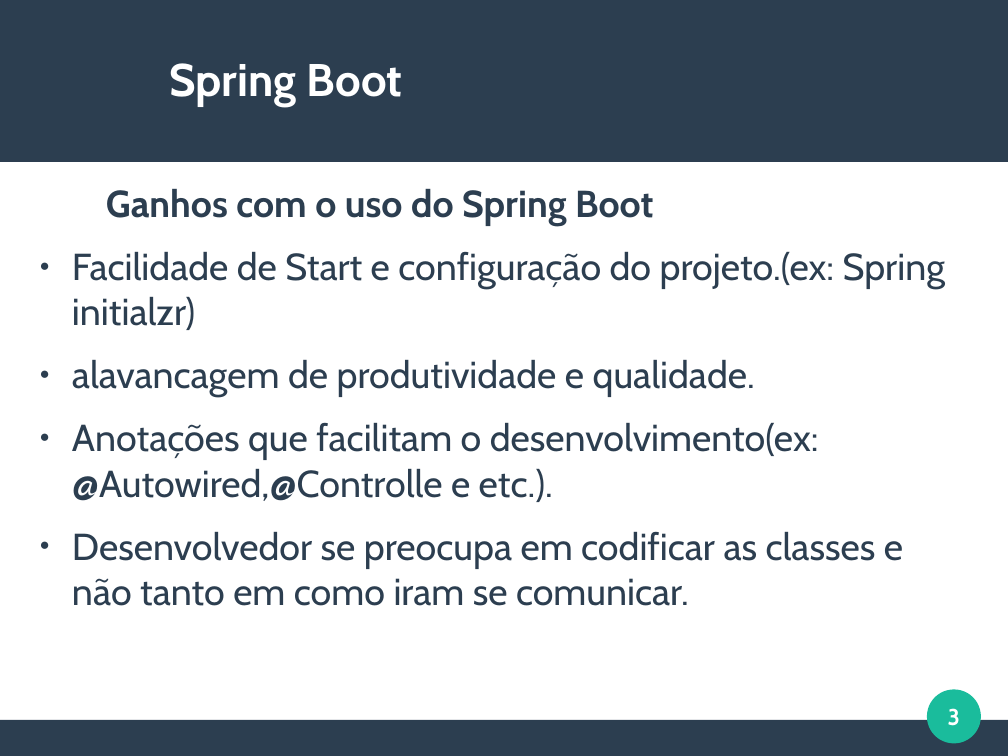
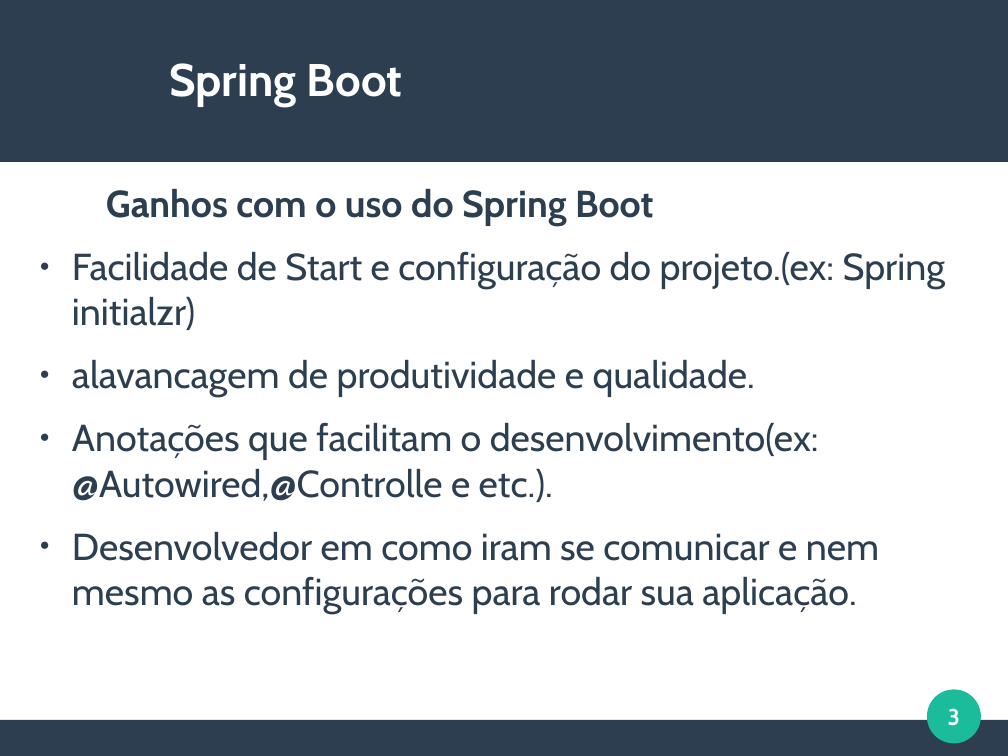
Before and after one commit to viniciusFortti/test, a slide deck: slide 3 of Apresentação/QuartaApresentacaoSpring.odp. Drawn at 1008x756 pixels with LibreOffice and Linux fonts; fonts in the diff are those of the drawing. Boxes give left, top, right and bottom in pixels: in the first picture for what was removed or moved away, otherwise in the second. Text is boxed around its words. In the diff, an @@ line names an element or a change of style, - is before the commit and + after.

```diff
--- a/Apresentação/QuartaApresentacaoSpring.odp
+++ b/Apresentação/QuartaApresentacaoSpring.odp
@@ text at (72, 532, 879, 614): text changed @@
-● Desenvolvedor se preocupa em codificar as classes e não tanto em como iram se comunicar.
+● Desenvolvedor em como iram se comunicar e nem mesmo as configurações para rodar sua aplicação.
```
Also in this commit, not shown: 2 other slides changed, 15 slides added.
